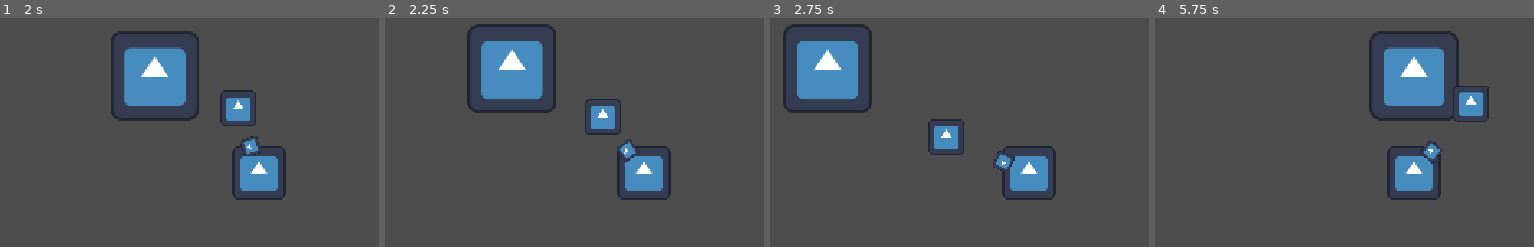
Above: before the commit, frames 1-4 (left to right).
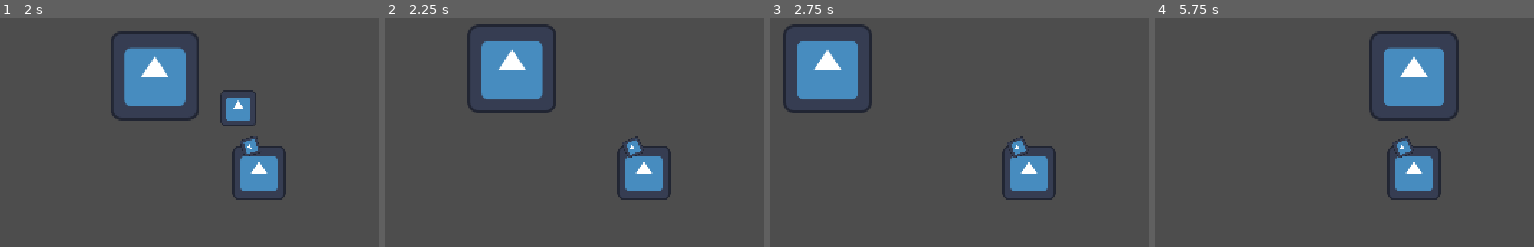
Above: after the commit, the same moments.

Repository: ReddRubinho/Survivors
Game: Godot game, scene res://main.tscn
The game is run twice, just before and just after one commit, with the same random seed, the same clock (stepped at 60 frames per second) and the same inputs. The engine's default icon, where the game draws it, is replaced by a stand-in: a white triangle on a blue panel in a dark square.
Inputs:
- Up to frame 1 (2 s): hold D (Move_Right) 0.53-1.28 s; hold S (Move_Down) from 1.28 s (still down)
- Up to frame 2 (2.25 s): release S (Move_Down) at 2.03 s; hold D (Move_Right) from 2.03 s (still down)
- Up to frame 3 (2.75 s): keep holding D (Move_Right)
- Up to frame 4 (5.75 s): release D (Move_Right) at 2.78 s; hold W (Move_Up) 2.78-3.53 s; hold A (Move_Left) 3.53-5.03 s; hold S (Move_Down) from 5.03 s (still down)

Frame 1 is identical in both runs. In frame 2, 1.1% of the frame differs, in the area x 52-69%, y 35-63%; in frame 3, 1.3%; in frame 4, 1.4%, in the area x 62-89%, y 29-64%.

Commit message:
feat: add enemy damage system

Diff:
--- a/enemy.gd
+++ b/enemy.gd
@@ -1,4 +1,6 @@
 extends CharacterBody2D
+@export var max_health: int = 30
+var health: int
 
 var player: Node2D
 
@@ -10,9 +12,22 @@
 	velocity = direction * 100.0
 	move_and_slide()
 
+
 # Called when the node enters the scene tree for the first time.
 func _ready() -> void:
+	health = max_health
 	player = get_tree().get_first_node_in_group("player")
+
+
+func take_damage(amount:int):
+	health -= amount
+
+	if health <= 0:
+		die()
+
+
+func die():
+	queue_free()
 
 
 # Called every frame. 'delta' is the elapsed time since the previous frame.
--- a/enemy_spawner.gd
+++ b/enemy_spawner.gd
@@ -7,6 +7,8 @@
 	enemy.position = Vector2(40, 30)
 	get_parent().add_child.call_deferred(enemy)
 
+
+
 # Called when the node enters the scene tree for the first time.
 func _ready() -> void:
 	spawn_enemy()
--- a/player.gd
+++ b/player.gd
@@ -8,11 +8,13 @@
 func _ready() -> void:
 	health = max_health
 
+
 func _take_damage(amount: int):
 	health -= amount
 
 	if health <= 0:
 		die()
+
 
 func die():
 	var camera = get_node("Camera2D")
@@ -25,11 +27,13 @@
 
 	queue_free()
 
+
 func _physics_process(delta: float) -> void:
 	var direction = Input.get_vector("Move_Left", "Move_Right", "Move_Up", "Move_Down")
 	velocity = direction * speed
 	move_and_slide()
 
+
 # Called every frame. 'delta' is the elapsed time since the previous frame.
 func _process(delta: float) -> void:
 	pass
--- a/projectile.gd
+++ b/projectile.gd
@@ -14,6 +14,7 @@
 	if distance_traveled >= max_distance:
 		queue_free()
 
+
 # Called when the node enters the scene tree for the first time.
 func _ready() -> void:
 	pass # Replace with function body.
@@ -26,4 +27,5 @@
 
 func _on_body_entered(body: Node2D) -> void:
 	if body.is_in_group("enemy"):
+		body.take_damage(10)
 		queue_free()
--- a/weapon.gd
+++ b/weapon.gd
@@ -2,6 +2,7 @@
 @export var projectile_scene: PackedScene
 @export var attack_cooldown: float = 1.0
 var attack_timer: float = 0.0
+
 
 func get_nearest_enemy():
 	var enemies = get_tree().get_nodes_in_group("enemy")
@@ -15,6 +16,7 @@
 			nearest_distance = distance
 			nearest_enemy = enemy
 	return nearest_enemy
+
 
 func _physics_process(delta: float) -> void:
 	var enemy = get_nearest_enemy()
@@ -31,9 +33,13 @@
 			projectile.direction = global_position.direction_to(enemy.global_position)
 
 			attack_timer = attack_cooldown
+
+
 # Called when the node enters the scene tree for the first time.
 func _ready() -> void:
 	pass
+
+
 # Called every frame. 'delta' is the elapsed time since the previous frame.
 func _process(delta: float) -> void:
 	pass
Not shown, changed: .gitignore
